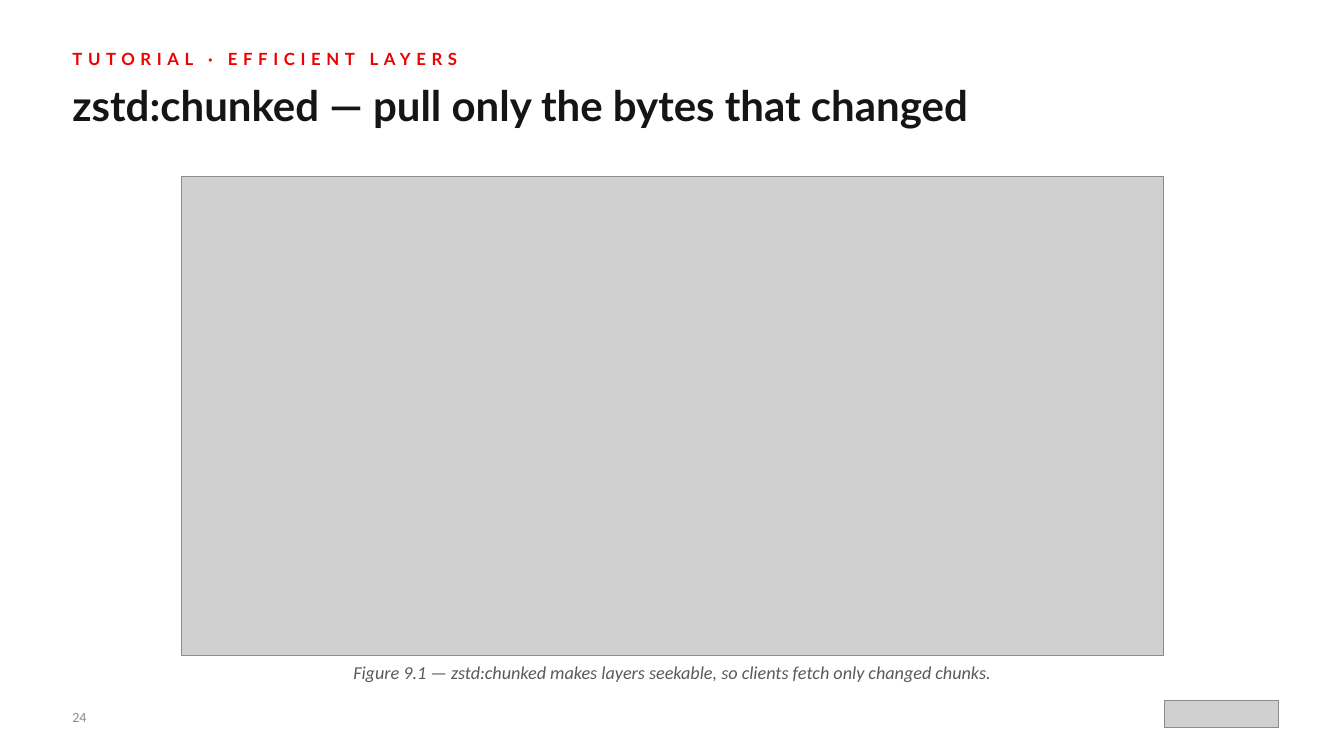
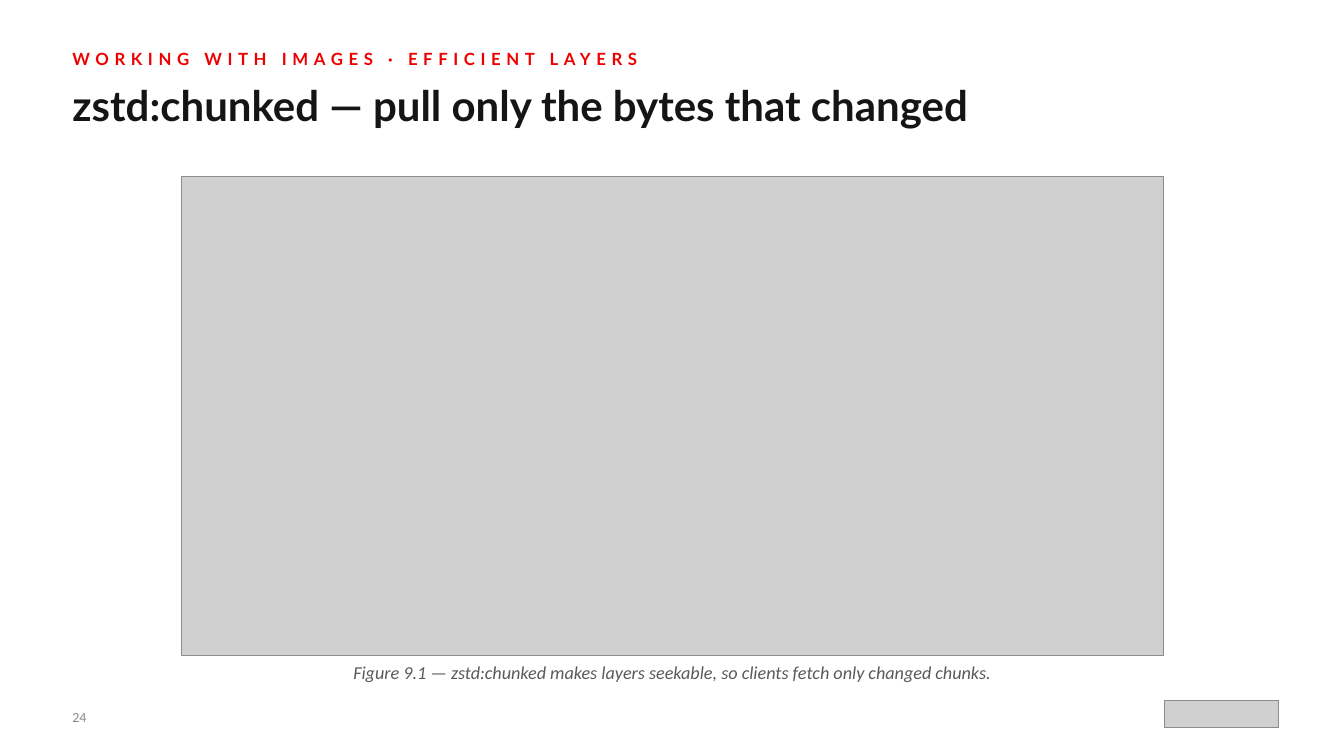
Before and after one commit to patterncatalyst/hummingbird-tutorial, a slide deck: slide 24 of presentations/hummingbird-overview.pptx. Drawn at 1344x756 pixels with LibreOffice and Linux fonts; fonts in the diff are those of the drawing; grey boxes stand for pictures. Boxes give left, top, right and bottom in pixels: in the first picture for what was removed or moved away, otherwise in the second. Text is boxed around its words. In the diff, an @@ line names an element or a change of style, - is before the commit and + after.

Commit message:
Deck r01.5: drop tutorial-companion framing and hedging words

```diff
--- a/presentations/hummingbird-overview.pptx
+++ b/presentations/hummingbird-overview.pptx
@@ text at (72,52,638,65): text changed @@
-TUTORIAL · EFFICIENT LAYERS
+WORKING WITH IMAGES · EFFICIENT LAYERS
```
Also in this commit, not shown: 15 other slides changed, 4 other files.
